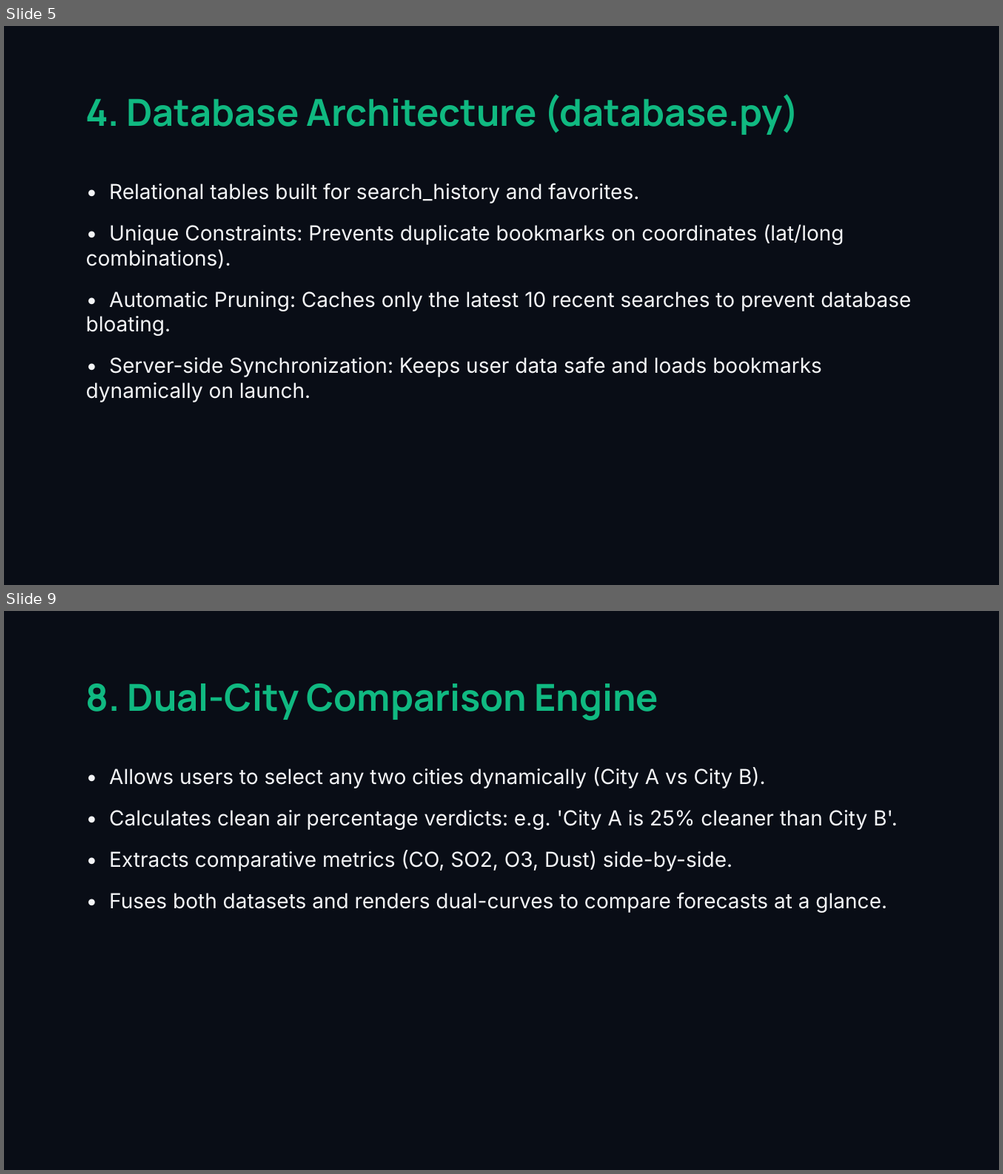
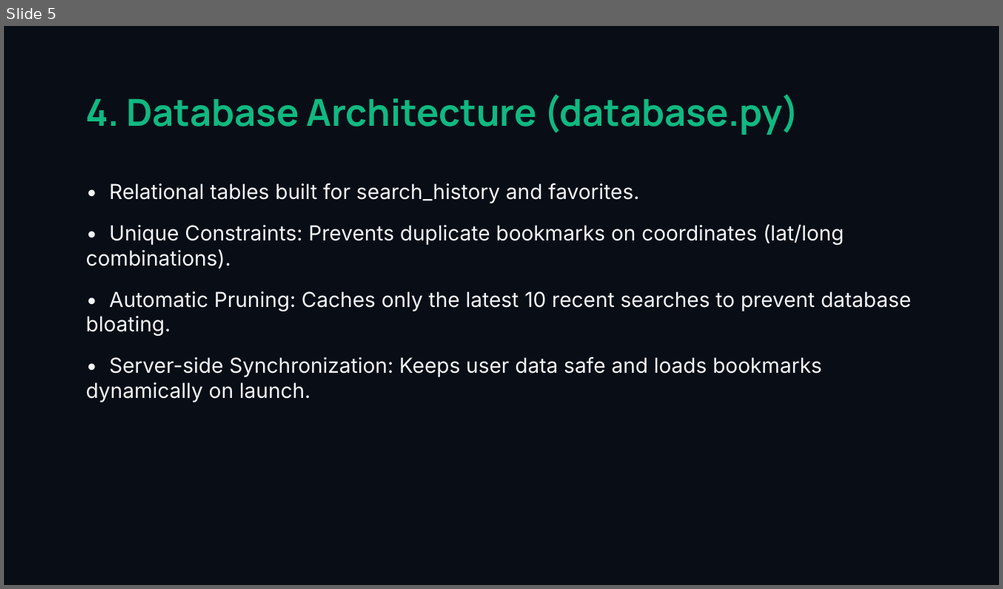
Before and after one commit to Shivaraj519/AeroQuest, a slide deck: AeroQuest_Presentation.pptx. Shown one above the other, each under a label of ours: slides 5 and 9 before the commit, slide 5 after it; the slides between them are not shown. The pictures are 1003x1174 and 1003x589 pixels, drawn with LibreOffice and Linux fonts; fonts in the diff are those of the drawing. Boxes give left, top, right and bottom in pixels: in the first picture for what was removed or moved away, otherwise in the second. Text is boxed around its words. In the diff, an @@ line names an element or a change of style, - is before the commit and + after.

```diff
--- a/AeroQuest_Presentation.pptx
+++ b/AeroQuest_Presentation.pptx
@@ slide 9 removed at (4, 611, 999, 1170), background #090D16 @@
@@ text removed at (86, 684, 659, 721) @@
-8. Dual-City Comparison Engine
@@ text removed at (109, 767, 897, 913) @@
-• Allows users to select any two cities dynamically (City A vs City B).
-• Calculates clean air percentage verdicts: e.g. 'City A is 25% cleaner than City B'.
-• Extracts comparative metrics (CO, SO2, O3, Dust) side-by-side.
-• Fuses both datasets and renders dual-curves to compare forecasts at a glance.
```
Also in this commit, not shown: 5 slides changed, 4 slides added, 3 other slides removed, 1 other file.
